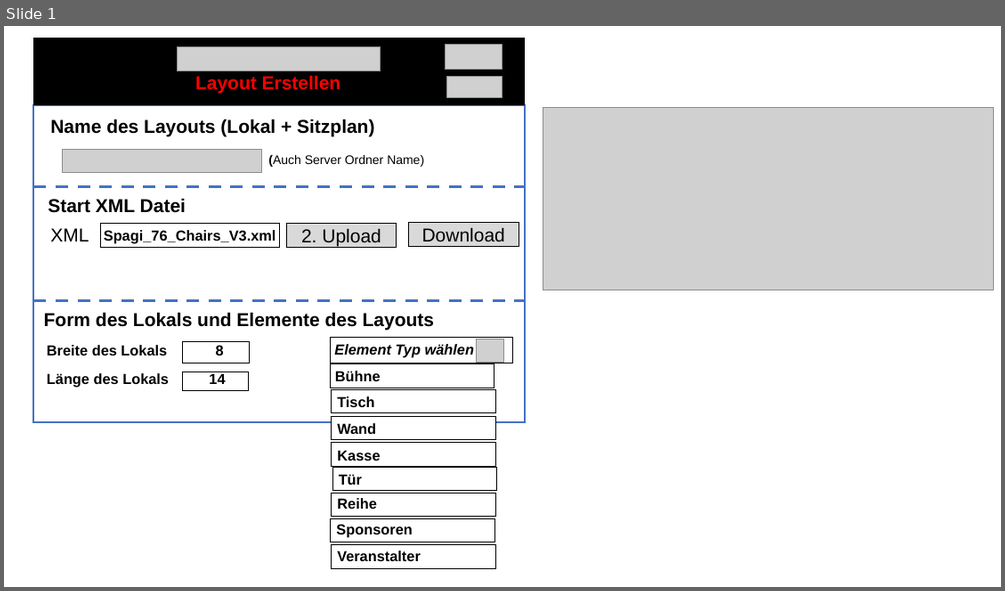
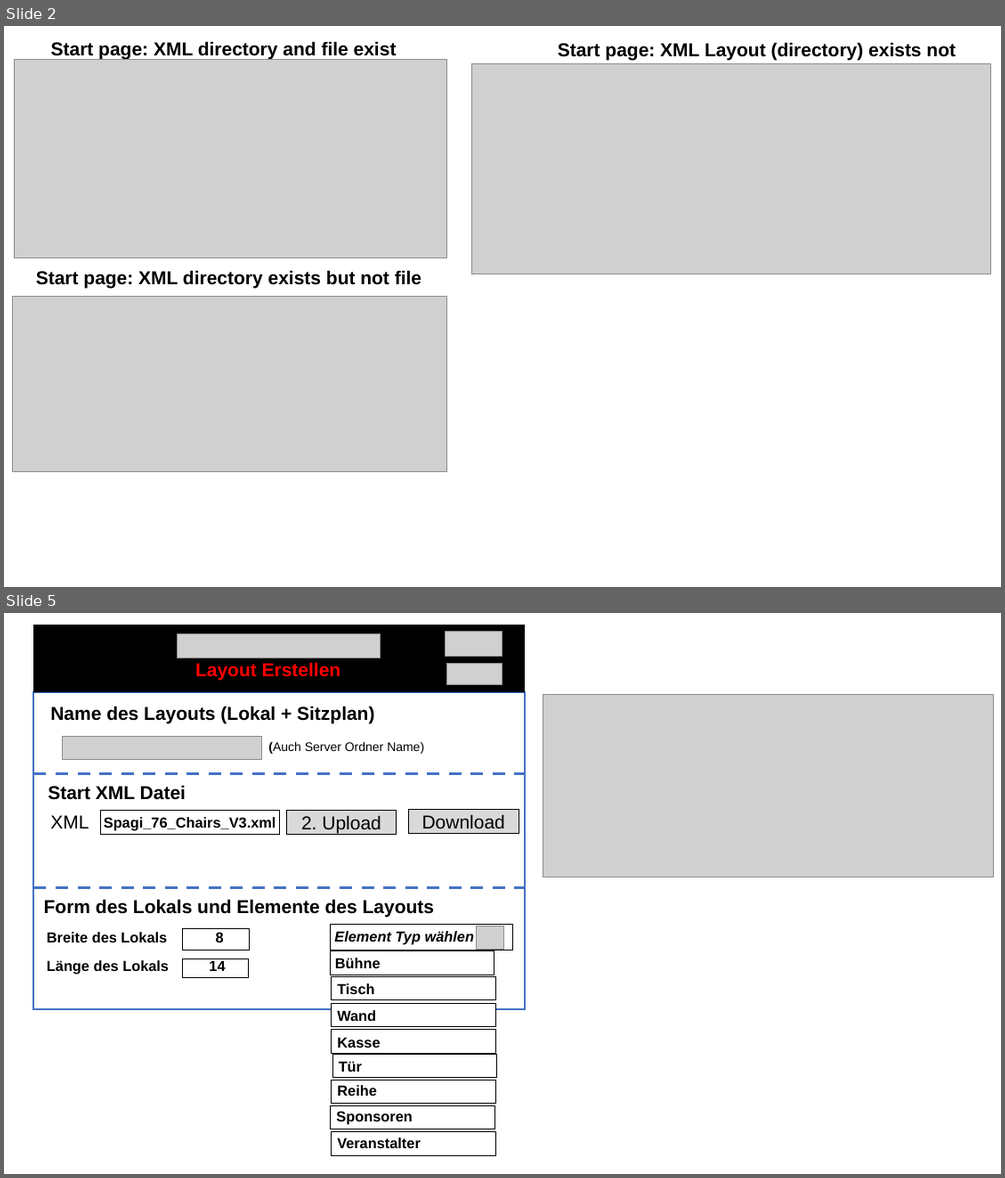
Before and after one commit to JazzLiveAarau/WwwReservationLayout, a slide deck: Description/ReservationCreateLayout.pptx. Shown one above the other, each under a label of ours: slide 1 before the commit, slides 2 and 5 after it; the slides between them are not shown. The pictures are 1005x591 and 1005x1178 pixels, drawn with LibreOffice and Linux fonts; fonts in the diff are those of the drawing; grey boxes stand for pictures. Boxes give left, top, right and bottom in pixels: in the first picture for what was removed or moved away, otherwise in the second. Text is boxed around its words. In the diff, an @@ line names an element or a change of style, - is before the commit and + after.

```diff
--- a/Description/ReservationCreateLayout.pptx
+++ b/Description/ReservationCreateLayout.pptx
@@ slide 2 added at (4,26,1001,587), background #FFFFFF @@
@@ text added at (51,41,396,59), 18 pt, text #000000, bold @@
+Start page: XML directory and file exist
@@ text added at (558,42,955,61), 18 pt, text #000000, bold @@
+Start page: XML Layout (directory) exists not
@@ picture added at (15,60,446,257) @@
@@ picture added at (472,63,991,273) @@
@@ text added at (36,270,421,288), 18 pt, text #000000, bold @@
+Start page: XML directory exists but not file
@@ picture added at (13,296,446,472) @@
@@ what was slide 1 is now slide 5 @@
```
Also in this commit, not shown: 3 other slides added, 4 other files.
